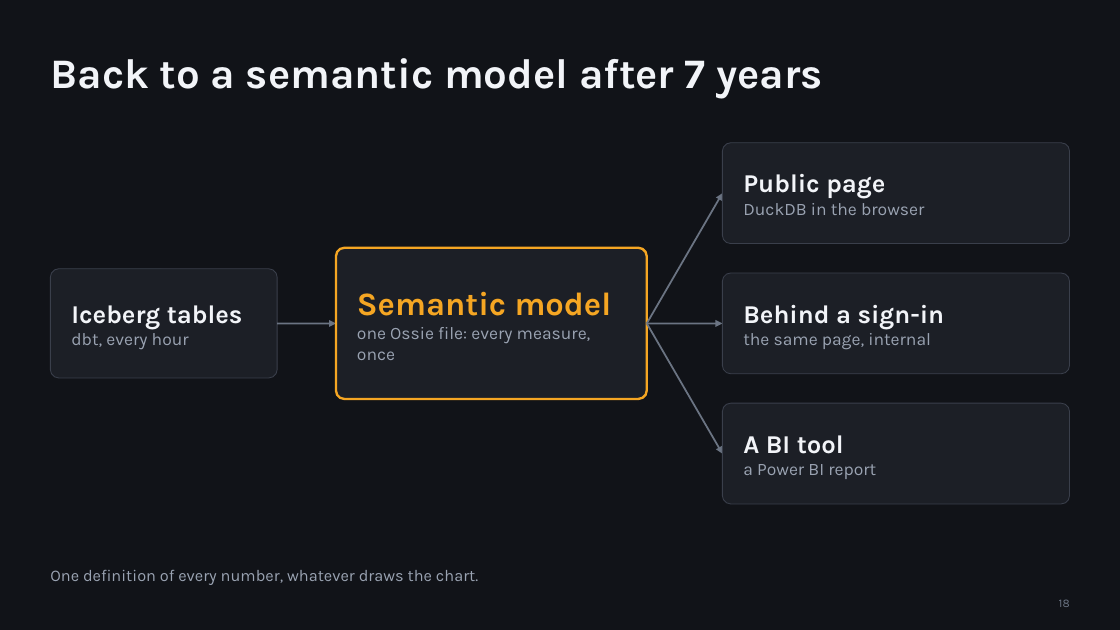
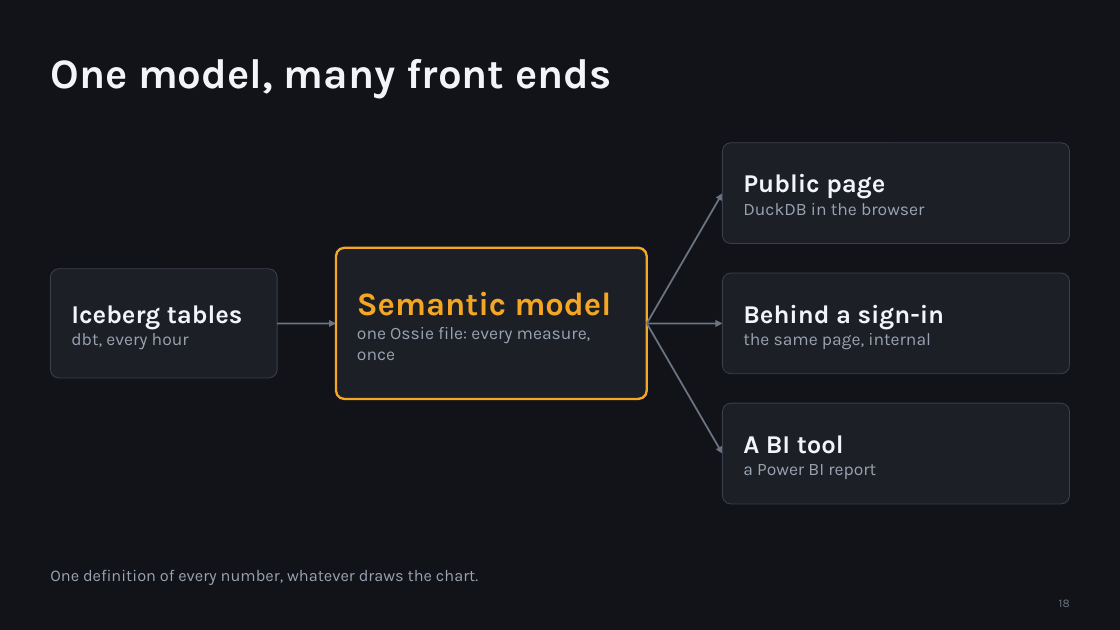
Before and after one commit to djouallah/presentations, a slide deck: slide 18 of analytics-as-code/analytics-as-code.pptx. Drawn at 1120x630 pixels with LibreOffice and Linux fonts; fonts in the diff are those of the drawing. Boxes give left, top, right and bottom in pixels: in the first picture for what was removed or moved away, otherwise in the second. Text is boxed around its words. In the diff, an @@ line names an element or a change of style, - is before the commit and + after.

```diff
--- a/analytics-as-code/analytics-as-code.pptx
+++ b/analytics-as-code/analytics-as-code.pptx
@@ title at (50, 59, 611, 99): text changed @@
-Back to a semantic model after 7 years
+One model, many front ends
```
Also in this commit, not shown: 1 other file.
